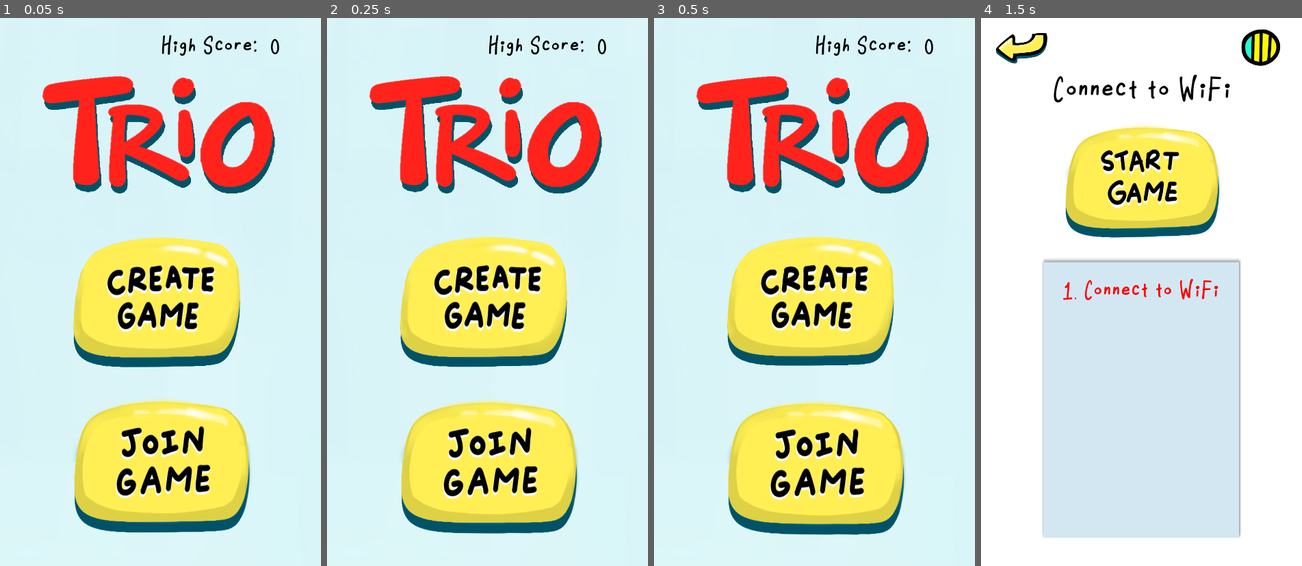
Above: before the commit, frames 1-4 (left to right).
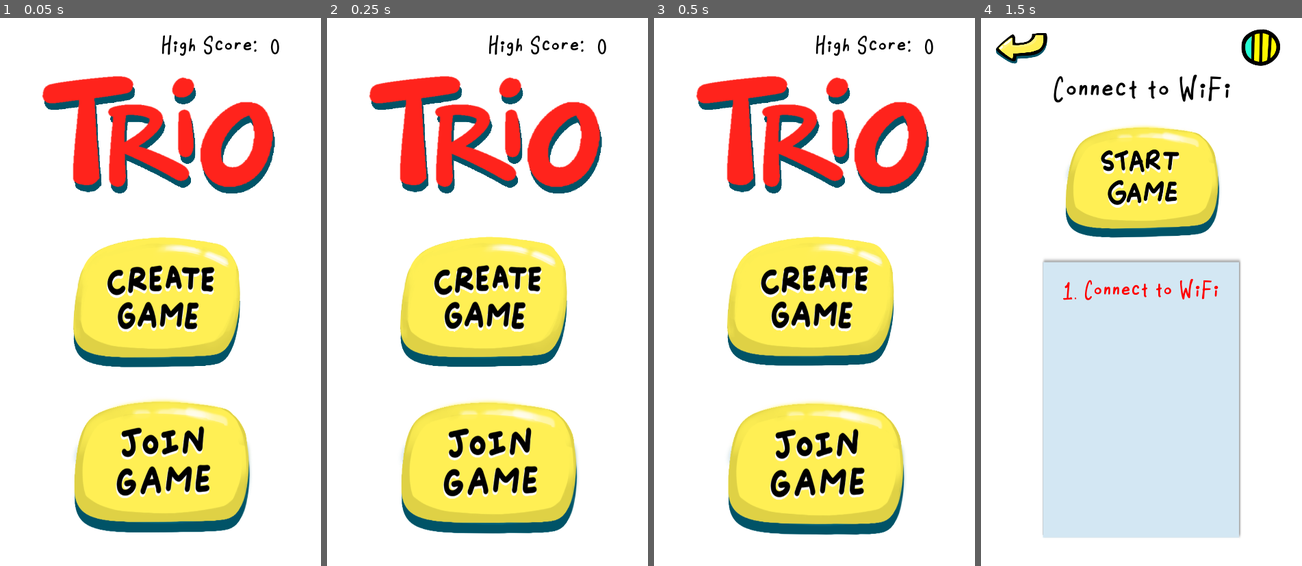
Above: after the commit, the same moments.

Repository: brennanho/Trio
Game: Godot game, scene res://Main.tscn
Same seed, same stepped clock (60 frames per second), same inputs: the game is played once before the commit and once after it.
Inputs (mouse positions are in pixels of both pictures, inside the frame that each line leads up to):
- Up to frame 1 (0.05 s): no input
- Up to frame 2 (0.25 s): no input
- Up to frame 3 (0.5 s): no input
- Up to frame 4 (1.5 s): click (1138, 297) at 0.5 s; click (1141, 182) at 1.25 s

The runs differ from the first frame. In frame 1, 69% of the frame differs, in the area x 0-100%, y 0-100%; in frame 2, 69%; in frame 3, 69%; in frame 4, nothing differs.

Commit message:
Fix button press for rooms

Diff:
--- a/Main.tscn
+++ b/Main.tscn
@@ -34,10 +34,10 @@
 show_behind_parent = true
 anchor_right = 1.0
 anchor_bottom = 1.0
-margin_left = -29.9553
-margin_top = -14.8386
-margin_right = 34.0448
-margin_bottom = 39.1614
+margin_left = 616.188
+margin_top = -4.29004
+margin_right = 680.188
+margin_bottom = 49.71
 texture = ExtResource( 1 )
 expand = true
 stretch_mode = 1
--- a/Select_Room.tscn
+++ b/Select_Room.tscn
@@ -56,10 +56,10 @@
 [node name="Background" type="TextureRect" parent="."]
 anchor_right = 1.0
 anchor_bottom = 1.0
-margin_left = 632.431
-margin_top = 8.63391
-margin_right = 632.431
-margin_bottom = 8.63391
+margin_left = 658.333
+margin_top = 2.15848
+margin_right = 658.333
+margin_bottom = 2.15845
 texture = ExtResource( 1 )
 expand = true
 
@@ -70,12 +70,9 @@
 margin_top = 119.231
 margin_right = -147.385
 margin_bottom = -881.769
-hint_tooltip = "
-"
 custom_fonts/font = SubResource( 1 )
 custom_colors/font_color = Color( 0, 0, 0, 1 )
 custom_colors/font_outline_modulate = Color( 0, 0, 0, 1 )
-custom_colors/font_color_shadow = Color( 1, 1, 1, 1 )
 text = "Available Rooms"
 
 [node name="ScrollContainer" type="ScrollContainer" parent="."]
@@ -111,7 +108,7 @@
 rotation = 1.5708
 scale = Vector2( 0.499022, 0.562123 )
 frames = SubResource( 8 )
-frame = 4
+frame = 2
 playing = true
 
 [connection signal="pressed" from="Back" to="Back" method="_on_Back_pressed"]
--- a/Start_Game.tscn
+++ b/Start_Game.tscn
@@ -744,7 +744,6 @@
 
 [sub_resource type="DynamicFont" id=37]
 size = 55
-outline_color = Color( 0, 0, 0, 1 )
 font_data = ExtResource( 7 )
 
 [sub_resource type="SpriteFrames" id=38]
@@ -756,7 +755,7 @@
 } ]
 
 [sub_resource type="DynamicFont" id=39]
-size = 50
+size = 55
 font_data = ExtResource( 7 )
 
 [node name="Main" type="Control"]
@@ -769,20 +768,17 @@
 margin_bottom = 19.0
 grow_horizontal = 2
 grow_vertical = 2
-__meta__ = {
-"_edit_lock_": true
-}
 
 [node name="Background" type="TextureRect" parent="."]
 modulate = Color( 0.882353, 0.882353, 0.882353, 1 )
-self_modulate = Color( 1, 1, 1, 0.196078 )
+self_modulate = Color( 1, 1, 1, 0.607843 )
 show_behind_parent = true
 anchor_right = 1.0
 anchor_bottom = 1.0
-margin_left = -33.66
-margin_top = -17.7864
-margin_right = 40.34
-margin_bottom = 4.21362
+margin_left = 609.801
+margin_top = 3.31073
+margin_right = 683.801
+margin_bottom = 25.3108
 texture = ExtResource( 1 )
 expand = true
 
@@ -1366,37 +1362,36 @@
 autostart = true
 
 [node name="Sets_Remaining" type="Label" parent="."]
-margin_left = 43.9447
-margin_top = 260.935
-margin_right = 385.944
-margin_bottom = 316.935
+margin_left = 53.7666
+margin_top = 251.113
+margin_right = 395.766
+margin_bottom = 307.113
 custom_fonts/font = SubResource( 37 )
 custom_colors/font_color = Color( 0, 0, 0, 1 )
-custom_colors/font_outline_modulate = Color( 0.921569, 0.921569, 0.921569, 1 )
-custom_colors/font_color_shadow = Color( 0.74902, 0.74902, 0.74902, 1 )
 text = "3 sets available"
 align = 1
 
 [node name="Color" type="TextureRect" parent="."]
 self_modulate = Color( 1, 1, 1, 0.596078 )
-margin_left = 3.0
-margin_top = 12.0
-margin_right = 594.0
-margin_bottom = 252.0
+margin_left = 3.14941
+margin_top = 12.1494
+margin_right = 594.149
+margin_bottom = 217.149
 texture = ExtResource( 8 )
 expand = true
 
 [node name="Scores" type="GridContainer" parent="Color"]
 anchor_right = 1.0
 anchor_bottom = 1.0
-margin_left = 43.0
+margin_left = 48.0
 margin_top = 31.0
-margin_right = -52.0
-margin_bottom = -35.0
+margin_right = -50.9996
+margin_bottom = -34.9996
 rect_min_size = Vector2( 50, 50 )
 rect_rotation = 360.0
 custom_constants/vseparation = 10
 custom_constants/hseparation = 50
+columns = 2
 script = ExtResource( 9 )
 
 [node name="Firework" type="AnimatedSprite" parent="Color/Scores"]
@@ -1419,17 +1414,13 @@
 [node name="Label" type="Label" parent="Timer"]
 modulate = Color( 0, 0, 0, 1 )
 self_modulate = Color( 0, 0, 0, 1 )
-margin_left = 461.344
-margin_top = 266.493
-margin_right = 546.344
-margin_bottom = 322.493
+margin_left = 479.354
+margin_top = 250.943
+margin_right = 555.354
+margin_bottom = 306.943
 rect_rotation = 359.64
 custom_fonts/font = SubResource( 39 )
-custom_colors/font_color = Color( 1, 1, 1, 1 )
-custom_colors/font_outline_modulate = Color( 1, 1, 1, 1 )
-custom_colors/font_color_shadow = Color( 0.92549, 0.92549, 0.92549, 1 )
-custom_constants/shadow_as_outline = 0
-text = "2:00"
+text = "90"
 align = 3
 valign = 3
 script = ExtResource( 19 )
--- a/scripts/rooms.gd
+++ b/scripts/rooms.gd
@@ -8,7 +8,7 @@
 const BUTTON_MARGIN_TOP = 30
 const FONT_SIZE = 40
 const FONT_PATH = "res://fonts/Robi-Regular.ttf"
-const BLANK_ON_PATH = "res://Menu_Sprites/BLANK_OFF.png"
+const BLANK_ON_PATH = "res://Menu_Sprites/BLANK_ON.png"
 const BLANK_OFF_PATH = "res://Menu_Sprites/BLANK_OFF.png"
 const BLACK = Color(0,0,0)
 
